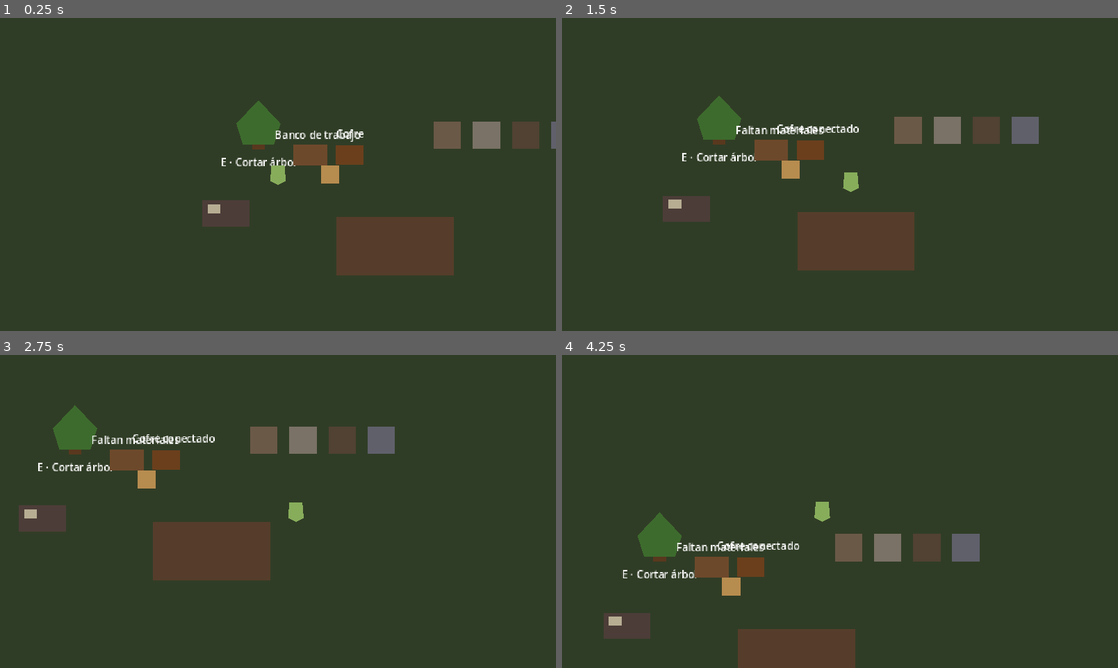
Above: before the commit, frames 1-4 (two rows, left to right).
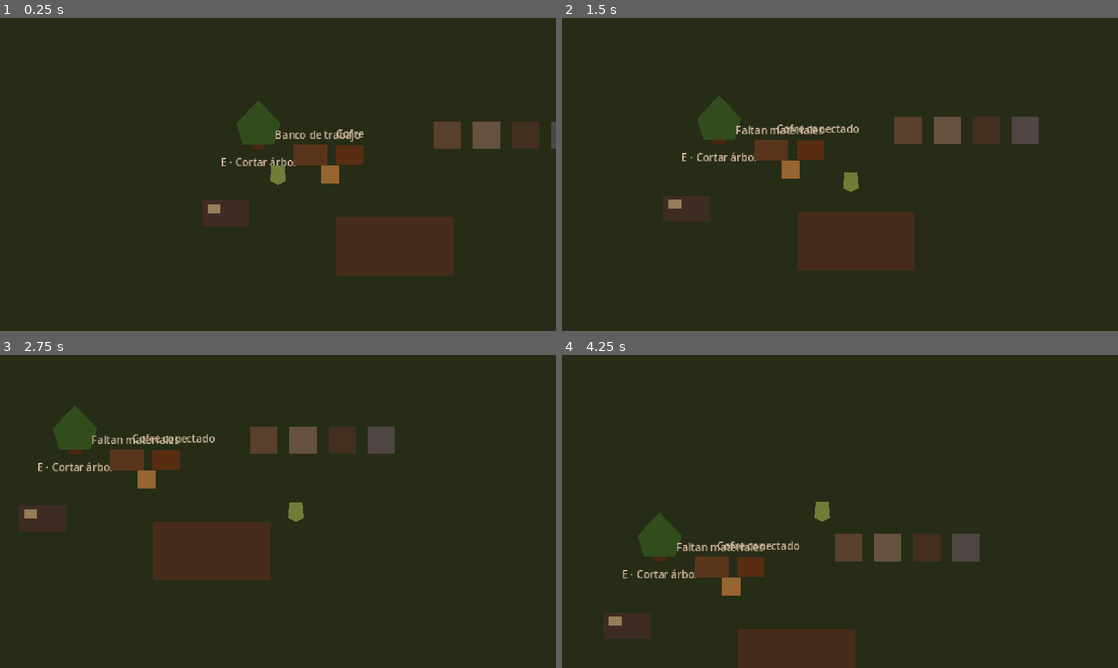
Above: after the commit, the same moments.

Repository: avarap/game1
Game: Godot game, scene res://main.tscn
Same seed, same stepped clock (60 frames per second), same inputs: the game is played once before the commit and once after it.
Inputs:
- Up to frame 1 (0.25 s): no input
- Up to frame 2 (1.5 s): tap Enter at 0.5 s; hold D (move_right) 0.53-1.28 s; hold E (interact) 0.53-1.28 s; hold S (move_down) from 1.28 s (still down); tap E (interact) at 1.35 s
- Up to frame 3 (2.75 s): release S (move_down) at 2.03 s; hold D (move_right) from 2.03 s (still down); hold E (interact) from 2.03 s (still down)
- Up to frame 4 (4.25 s): release D (move_right) at 2.78 s; release E (interact) at 2.78 s; hold W (move_up) 2.78-3.53 s; tap E (interact) at 2.85 s; hold A (move_left) from 3.53 s (still down); hold E (interact) from 3.53 s (still down)

The runs differ from the first frame. In frame 1, 2.5% of the frame differs, in the area x 37-100%, y 26-63%; in frame 2, 3.0%; in frame 3, 2.9%; in frame 4, 3.0%, in the area x 8-76%, y 46-87%.

Commit message:
feat: add observable day night cycle

Diff:
--- /dev/null
+++ b/systems/simulation/day_night_math.gd
@@ -0,0 +1,53 @@
+class_name DayNightMath
+extends RefCounted
+
+const MINUTES_PER_DAY := 1440
+const DAWN_MINUTE := 6 * 60
+const NOON_MINUTE := 12 * 60
+const DUSK_MINUTE := 18 * 60
+const NIGHT_MINUTE := 22 * 60
+
+const DAWN_COLOR: Color = Color(0.82, 0.72, 0.62, 1.0)
+const NOON_COLOR: Color = Color(1.0, 1.0, 1.0, 1.0)
+const DUSK_COLOR: Color = Color(0.78, 0.56, 0.48, 1.0)
+const NIGHT_COLOR: Color = Color(0.32, 0.36, 0.52, 1.0)
+
+
+static func color_at(hour: int, minute: int) -> Color:
+	var total := _normalized_minutes(hour, minute)
+	if total < DAWN_MINUTE:
+		return NIGHT_COLOR.lerp(
+			DAWN_COLOR,
+			_segment_factor(total + MINUTES_PER_DAY, NIGHT_MINUTE, DAWN_MINUTE + MINUTES_PER_DAY),
+		)
+	if total < NOON_MINUTE:
+		return DAWN_COLOR.lerp(NOON_COLOR, _segment_factor(total, DAWN_MINUTE, NOON_MINUTE))
+	if total < DUSK_MINUTE:
+		return NOON_COLOR.lerp(DUSK_COLOR, _segment_factor(total, NOON_MINUTE, DUSK_MINUTE))
+	if total < NIGHT_MINUTE:
+		return DUSK_COLOR.lerp(NIGHT_COLOR, _segment_factor(total, DUSK_MINUTE, NIGHT_MINUTE))
+	return NIGHT_COLOR.lerp(
+		DAWN_COLOR,
+		_segment_factor(total, NIGHT_MINUTE, DAWN_MINUTE + MINUTES_PER_DAY),
+	)
+
+
+static func phase_at(hour: int, minute: int) -> StringName:
+	var total := _normalized_minutes(hour, minute)
+	if total >= DAWN_MINUTE and total < NOON_MINUTE:
+		return &"dawn"
+	if total >= NOON_MINUTE and total < DUSK_MINUTE:
+		return &"day"
+	if total >= DUSK_MINUTE and total < NIGHT_MINUTE:
+		return &"dusk"
+	return &"night"
+
+
+static func _normalized_minutes(hour: int, minute: int) -> int:
+	return posmod((hour * 60) + minute, MINUTES_PER_DAY)
+
+
+static func _segment_factor(value: int, start_value: int, end_value: int) -> float:
+	if end_value <= start_value:
+		return 0.0
+	return clampf(float(value - start_value) / float(end_value - start_value), 0.0, 1.0)
--- a/tests/run_tests.gd
+++ b/tests/run_tests.gd
@@ -1,31 +1,34 @@
 extends SceneTree
 
+
 func _initialize() -> void:
-    var failures: Array[String] = []
-    _run_suite("TimeMath", TestTimeMath.run(), failures)
-    _run_suite("SimulationTime", TestSimulationTime.run(), failures)
-    _run_suite("PlayerMovement", TestPlayerMovement.run(), failures)
-    _run_suite("WalkingPrototype", TestWalkingPrototype.run(), failures)
-    _run_suite("InventoryModel", TestInventoryModel.run(), failures)
-    _run_suite("ItemsFoundation", TestItemsFoundation.run(), failures)
-    _run_suite("ResourceLoop", TestResourceLoop.run(), failures)
-    _run_suite("CraftingFoundation", TestCraftingFoundation.run(), failures)
-    _run_suite("StorageNetwork", TestStorageNetwork.run(), failures)
-    _run_suite("ProductionQueue", TestProductionQueue.run(), failures)
-    _run_suite("CemeteryFoundation", TestCemeteryFoundation.run(), failures)
-    _run_suite("CemeteryFlow", TestCemeteryFlow.run(), failures)
-    _run_suite("CemeteryPersistence", TestCemeteryPersistence.run(), failures)
-    _run_suite("CemeteryGameplay", TestCemeteryGameplay.run(), failures)
+	var failures: Array[String] = []
+	_run_suite("TimeMath", TestTimeMath.run(), failures)
+	_run_suite("SimulationTime", TestSimulationTime.run(), failures)
+	_run_suite("DayNightCycle", TestDayNightCycle.run(), failures)
+	_run_suite("PlayerMovement", TestPlayerMovement.run(), failures)
+	_run_suite("WalkingPrototype", TestWalkingPrototype.run(), failures)
+	_run_suite("InventoryModel", TestInventoryModel.run(), failures)
+	_run_suite("ItemsFoundation", TestItemsFoundation.run(), failures)
+	_run_suite("ResourceLoop", TestResourceLoop.run(), failures)
+	_run_suite("CraftingFoundation", TestCraftingFoundation.run(), failures)
+	_run_suite("StorageNetwork", TestStorageNetwork.run(), failures)
+	_run_suite("ProductionQueue", TestProductionQueue.run(), failures)
+	_run_suite("CemeteryFoundation", TestCemeteryFoundation.run(), failures)
+	_run_suite("CemeteryFlow", TestCemeteryFlow.run(), failures)
+	_run_suite("CemeteryPersistence", TestCemeteryPersistence.run(), failures)
+	_run_suite("CemeteryGameplay", TestCemeteryGameplay.run(), failures)
 
-    if failures.is_empty():
-        print("[TEST] All core tests passed")
-        quit(0)
-        return
+	if failures.is_empty():
+		print("[TEST] All core tests passed")
+		quit(0)
+		return
 
-    for failure in failures:
-        push_error("[TEST] %s" % failure)
-    quit(1)
+	for failure in failures:
+		push_error("[TEST] %s" % failure)
+	quit(1)
+
 
 func _run_suite(name: String, suite_failures: Array[String], failures: Array[String]) -> void:
-    print("[TEST] %s complete (%d failures)" % [name, suite_failures.size()])
-    failures.append_array(suite_failures)
+	print("[TEST] %s complete (%d failures)" % [name, suite_failures.size()])
+	failures.append_array(suite_failures)
--- /dev/null
+++ b/tests/test_day_night_cycle.gd
@@ -0,0 +1,62 @@
+class_name TestDayNightCycle
+extends RefCounted
+
+
+static func run() -> Array[String]:
+	var failures: Array[String] = []
+	_check_reference_colors(failures)
+	_check_interpolation_and_phases(failures)
+	_check_world_integration(failures)
+	return failures
+
+
+static func _check_reference_colors(failures: Array[String]) -> void:
+	if not DayNightMath.color_at(6, 0).is_equal_approx(DayNightMath.DAWN_COLOR):
+		failures.append("06:00 should match dawn color")
+	if not DayNightMath.color_at(12, 0).is_equal_approx(DayNightMath.NOON_COLOR):
+		failures.append("12:00 should match noon color")
+	if not DayNightMath.color_at(18, 0).is_equal_approx(DayNightMath.DUSK_COLOR):
+		failures.append("18:00 should match dusk color")
+	if not DayNightMath.color_at(22, 0).is_equal_approx(DayNightMath.NIGHT_COLOR):
+		failures.append("22:00 should match night color")
+
+
+static func _check_interpolation_and_phases(failures: Array[String]) -> void:
+	var morning := DayNightMath.color_at(9, 0)
+	if morning.is_equal_approx(DayNightMath.DAWN_COLOR) or morning.is_equal_approx(DayNightMath.NOON_COLOR):
+		failures.append("Morning color should interpolate between dawn and noon")
+
+	var late_night := DayNightMath.color_at(2, 0)
+	if late_night.is_equal_approx(DayNightMath.NIGHT_COLOR) or late_night.is_equal_approx(DayNightMath.DAWN_COLOR):
+		failures.append("Late-night color should transition gradually toward dawn")
+
+	if DayNightMath.phase_at(6, 0) != &"dawn":
+		failures.append("06:00 should enter dawn phase")
+	if DayNightMath.phase_at(12, 0) != &"day":
+		failures.append("12:00 should enter day phase")
+	if DayNightMath.phase_at(18, 0) != &"dusk":
+		failures.append("18:00 should enter dusk phase")
+	if DayNightMath.phase_at(22, 0) != &"night":
+		failures.append("22:00 should enter night phase")
+
+
+static func _check_world_integration(failures: Array[String]) -> void:
+	var world_scene := load("res://world/world.tscn") as PackedScene
+	if world_scene == null:
+		failures.append("World scene should load for day/night acceptance")
+		return
+
+	var world := world_scene.instantiate()
+	var controller := world.get_node_or_null("DayNightCycle") as DayNightController
+	if controller == null:
+		failures.append("World should expose a local DayNightCycle controller")
+		world.free()
+		return
+
+	controller.apply_time(12, 0)
+	if not controller.color.is_equal_approx(DayNightMath.NOON_COLOR):
+		failures.append("DayNightCycle should apply the calculated world modulation")
+	if controller.current_phase != &"day":
+		failures.append("DayNightCycle should expose the current visual phase")
+
+	world.free()
--- /dev/null
+++ b/world/simulation/day_night_controller.gd
@@ -0,0 +1,18 @@
+class_name DayNightController
+extends CanvasModulate
+
+var current_phase: StringName = &"night"
+
+
+func _ready() -> void:
+	EventBus.time_changed.connect(_on_time_changed)
+	apply_time(TimeManager.hour, TimeManager.minute)
+
+
+func apply_time(hour: int, minute: int) -> void:
+	color = DayNightMath.color_at(hour, minute)
+	current_phase = DayNightMath.phase_at(hour, minute)
+
+
+func _on_time_changed(hour: int, minute: int) -> void:
+	apply_time(hour, minute)
--- a/world/world.tscn
+++ b/world/world.tscn
@@ -9,6 +9,7 @@
 [ext_resource type="Script" path="res://world/cemetery/cemetery_action.gd" id="7_cemetery_action"]
 [ext_resource type="Resource" path="res://data/cemetery/default_rating.tres" id="8_rating"]
 [ext_resource type="Script" path="res://world/interactables/sleep_spot.gd" id="9_sleep"]
+[ext_resource type="Script" path="res://world/simulation/day_night_controller.gd" id="10_day_night"]
 
 [sub_resource type="RectangleShape2D" id="Wall_horizontal"]
 size = Vector2(1600, 32)
@@ -35,6 +36,9 @@
 polygon = PackedVector2Array(0, 0, 1600, 0, 1600, 1000, 0, 1000)
 color = Color(0.19, 0.24, 0.15, 1)
 z_index = -10
+
+[node name="DayNightCycle" type="CanvasModulate" parent="."]
+script = ExtResource("10_day_night")
 
 [node name="Player" parent="." instance=ExtResource("1_player")]
 position = Vector2(640, 360)
Not shown: 1 places in world/world.tscn that only renumber resources
Not shown, changed: .github/workflows/ci.yml
